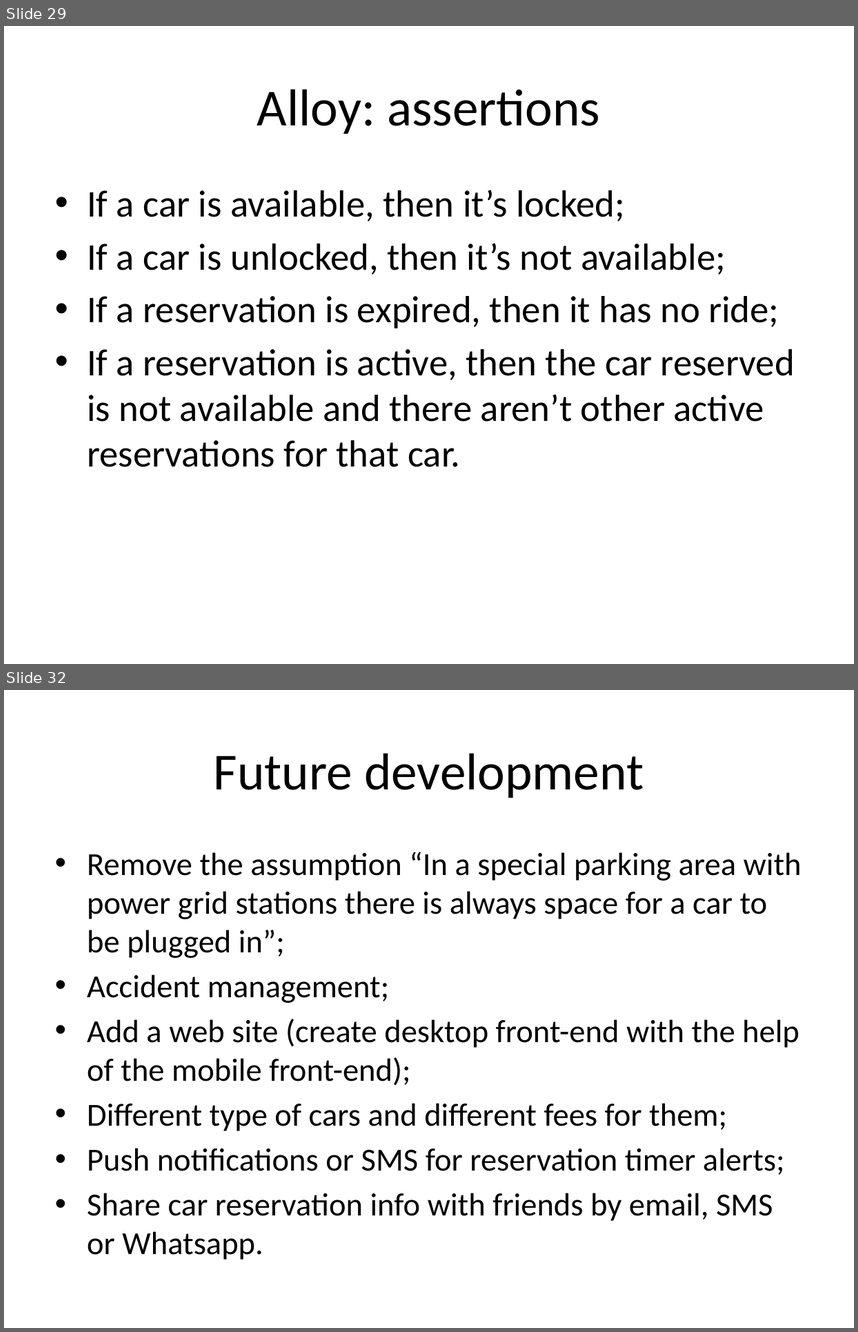
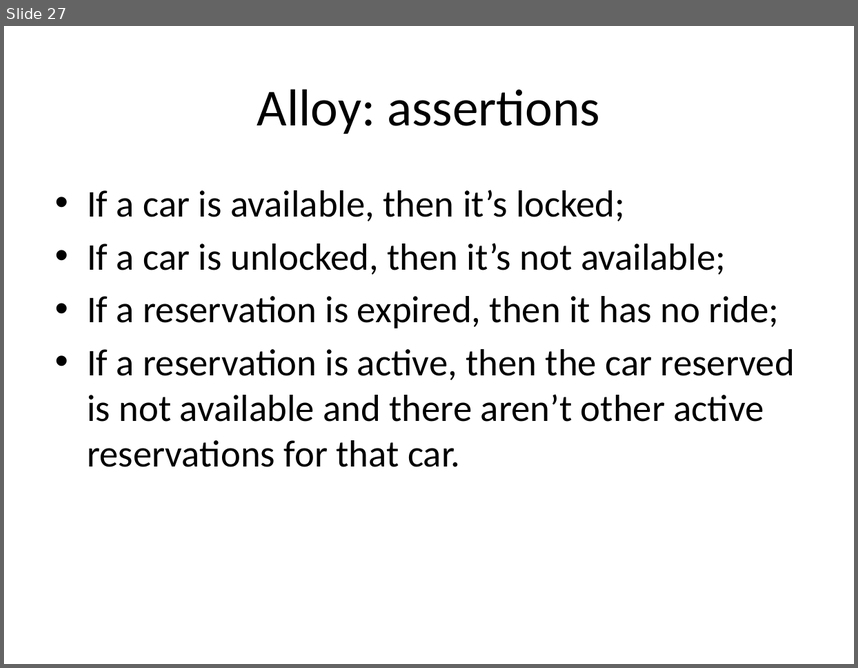
Before and after one commit to cattaneo-riccardo/PowerEnjoy, a slide deck: RASD/presentation/RASD_presentation.pptx. Shown one above the other, each under a label of ours: slides 29 and 32 before the commit, slide 27 after it; the slides between them are not shown. The pictures are 858x1332 and 858x668 pixels, drawn with LibreOffice and Linux fonts; fonts in the diff are those of the drawing. Boxes give left, top, right and bottom in pixels: in the first picture for what was removed or moved away, otherwise in the second. Text is boxed around its words. In the diff, an @@ line names an element or a change of style, - is before the commit and + after.

```diff
--- a/RASD/presentation/RASD_presentation.pptx
+++ b/RASD/presentation/RASD_presentation.pptx
@@ slide 32 removed at [4, 690, 854, 1328], background #FFFFFF @@
@@ title removed at [214, 753, 644, 798] @@
-Future development
@@ text removed at [87, 851, 802, 1259] @@
-• Remove the assumption “In a special parking area with power grid stations there is always space for a car to be plugged in”;
-• Accident management;
-• Add a web site (create desktop front-end with the help of the mobile front-end);
-• Different type of cars and different fees for them;
-• Push notifications or SMS for reservation timer alerts;
-• Share car reservation info with friends by email, SMS or Whatsapp.
@@ what was slide 29 is now slide 27 @@
```
Also in this commit, not shown: 16 slides changed, 4 other slides removed.
